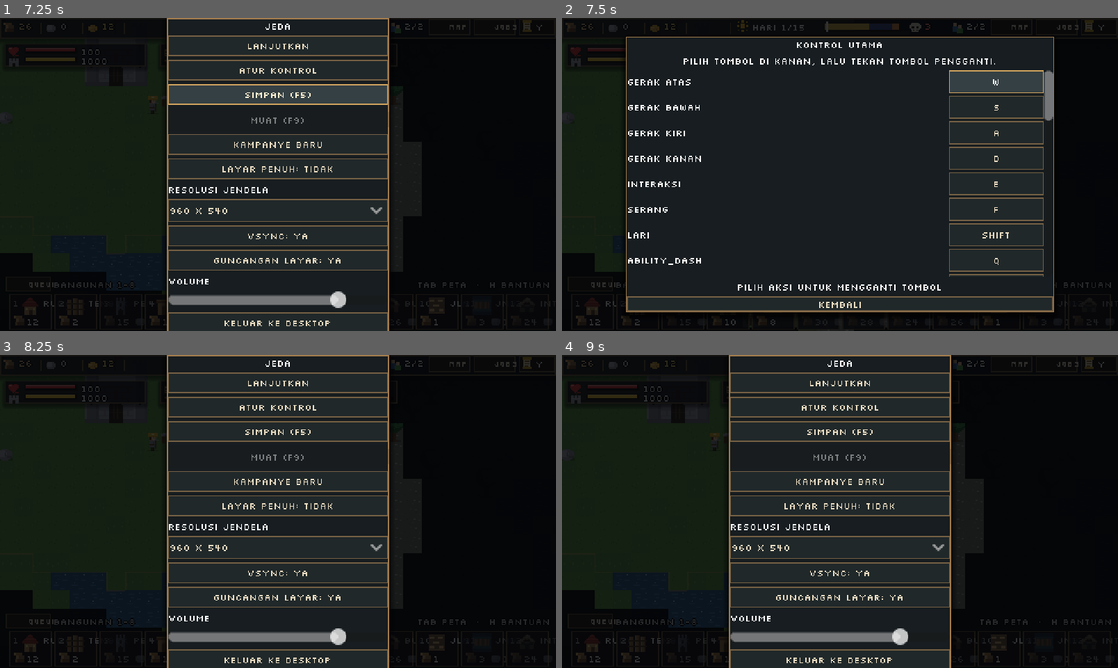
Above: before the commit, frames 1-4 (two rows, left to right).
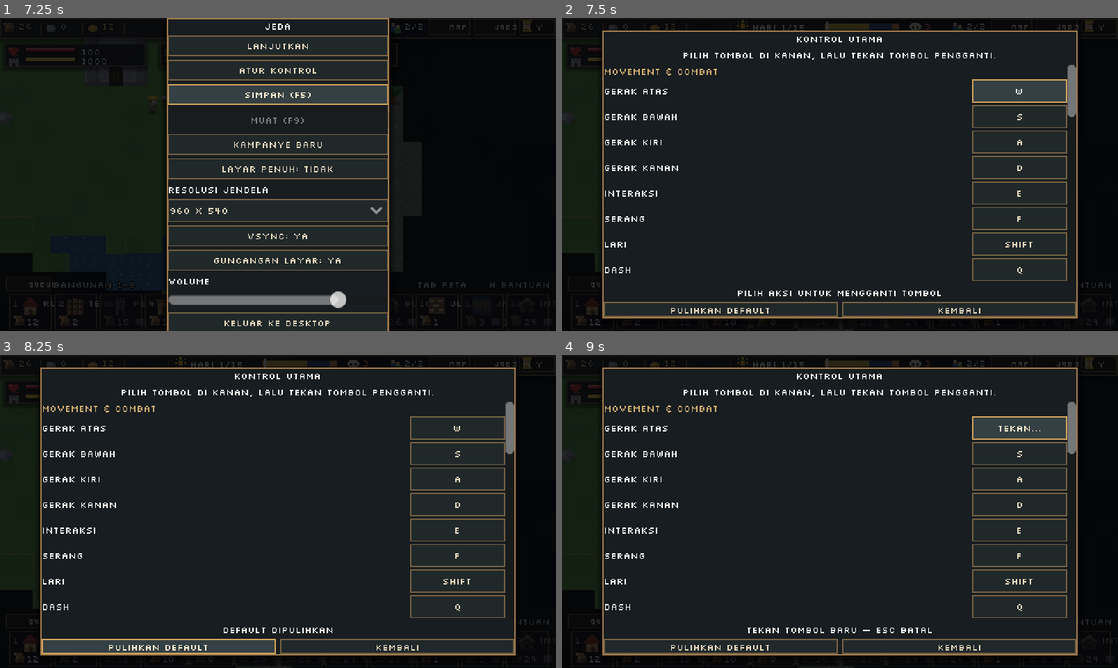
Above: after the commit, the same moments.

Repository: shimleabyte/hold-the-keep
Game: Godot game, scene res://scenes/main.tscn
The game is run twice, just before and just after one commit, with the same random seed, the same clock (stepped at 60 frames per second) and the same inputs.
Inputs (mouse positions are in pixels of both pictures, inside the frame that each line leads up to):
- Up to frame 1 (7.25 s): tap Enter at 0.5 s; move the mouse to (400, 158) at 0.52 s; hold D (move_right) 0.53-1.28 s; tap C (ability_cleave) at 0.6 s; click (400, 158) at 0.67 s; tap Q (ability_dash) at 0.8, 1.35 s; move the mouse to (166, 190) at 1.27 s; hold S (move_down) 1.28-2.03 s; tap V (ability_rally) at 1.55, 2.1 s; move the mouse to (333, 105) at 2.02 s; hold D (move_right) 2.03-2.78 s; hold F (attack) 2.03-2.78 s; move the mouse to (250, 237) at 2.77 s; hold W (move_up) 2.78-3.53 s; tap F (attack) at 2.85 s; click (250, 237) at 2.92 s; tap G (command_expedition) at 3.05, 3.6 s; move the mouse to (444, 221) at 3.52 s; hold E (interact) 3.53-4.28 s; hold A (move_left) 3.53-5 s; tap Escape (game_cancel) at 4.15 s; move the mouse to (111, 127) at 4.27 s; tap E (interact) at 4.35 s; tap X (job_blacksmith) at 4.55, 5.85 s; tap F9 (load_game) at 4.9 s; click "Lanjutkan" at 5 s; tap Space at 5.75 s; move the mouse to (305, 174) at 5.77 s; hold S (move_down) 5.78-6.53 s; click (305, 174) at 5.92 s; tap B (job_builder) at 6.05, 6.6 s; tap P (menu_pause) at 6.4 s; move the mouse to (194, 96) at 6.52 s; hold D (move_right) from 6.53 s (still down); tap K (job_farmer) at 6.8 s; tap F5 (save_game) at 7.15 s
- Up to frame 2 (7.5 s): release D (move_right) at 7.25 s; click "Atur kontrol" at 7.25 s
- Up to frame 3 (8.25 s): click (161, 646) at 8 s, where only the run after the commit has a clickable "PULIHKAN DEFAULT"
- Up to frame 4 (9 s): click (1017, 426) at 8.75 s, where only the run after the commit has a clickable "W"

Frame 1 is identical in both runs. In frame 2, 13% of the frame differs, in the area x 7-93%, y 4-98%; in frame 3, 28%, in the area x 7-93%, y 0-100%; in frame 4, 27%.

Commit message:
feat: route strategic gameplay shortcuts through InputMap

Diff:
--- a/scripts/systems/build_system.gd
+++ b/scripts/systems/build_system.gd
@@ -30,22 +30,25 @@
 
 func _unhandled_input(event: InputEvent) -> void:
     if event is InputEventKey and event.pressed and not event.echo:
-        if event.keycode == KEY_ESCAPE:
+        if Input.is_action_just_pressed("game_cancel"):
             if active != "":
                 _set_active("")
             else:
                 Events.menu_requested.emit()
             get_viewport().set_input_as_handled()
             return
-        var idx := -1
-        if event.keycode == KEY_0:
-            idx = 9
-        elif event.keycode >= KEY_1 and event.keycode <= KEY_9:
-            idx = int(event.keycode) - int(KEY_1)
-        var order: Array = Tech.available_buildings()
-        if idx >= 0 and idx < order.size():
-            var id: String = order[idx]
-            _set_active("" if id == active else id)
+        var selected_slot := -1
+        for slot_index in 10:
+            if Input.is_action_just_pressed("build_slot_%d" % (slot_index + 1)):
+                selected_slot = slot_index
+                break
+        if selected_slot >= 0:
+            var order: Array = Tech.available_buildings()
+            if selected_slot < order.size():
+                var id: String = order[selected_slot]
+                _set_active("" if id == active else id)
+                get_viewport().set_input_as_handled()
+                return
     elif event is InputEventMouseButton and event.pressed and event.button_index == MOUSE_BUTTON_RIGHT:
         if active != "":
             _set_active("")
--- a/scripts/systems/village.gd
+++ b/scripts/systems/village.gd
@@ -1,6 +1,6 @@
 extends Node
 ## Population, labor occupations, military specializations and workplace assignment.
-## T/M/K/B/J/U/I/R change job quotas; Alt + job key raises priority, Alt + Shift + key lowers it.
+## Named InputMap job actions change quotas; Alt raises priority and Alt + Shift lowers it.
 
 const VILLAGER_SCRIPT := preload("res://scripts/entities/villager.gd")
 
@@ -9,7 +9,17 @@
 const UPKEEP := 2  # makanan per penduduk per hari
 const MAX_QUOTA := 20
 const JOBS := ["woodcutter", "miner", "farmer", "builder", "hunter", "scout", "healer", "blacksmith", "soldier"]
-const KEY_TO_JOB := {KEY_T: "woodcutter", KEY_M: "miner", KEY_K: "farmer", KEY_B: "builder", KEY_J: "hunter", KEY_U: "scout", KEY_I: "healer", KEY_R: "soldier"}
+const JOB_INPUT_ACTIONS := {
+    "woodcutter": "job_woodcutter",
+    "miner": "job_miner",
+    "farmer": "job_farmer",
+    "builder": "job_builder",
+    "hunter": "job_hunter",
+    "scout": "job_scout",
+    "healer": "job_healer",
+    "blacksmith": "job_blacksmith",
+    "soldier": "job_soldier"
+}
 
 var world
 var nav
@@ -296,15 +306,24 @@
 
 
 func _unhandled_input(event: InputEvent) -> void:
-    if event is InputEventKey and event.pressed and not event.echo:
-        if event.keycode == KEY_G:
-            command_expedition()
-            get_viewport().set_input_as_handled()
-        elif KEY_TO_JOB.has(event.keycode):
-            if event.alt_pressed:
-                adjust_job_priority(KEY_TO_JOB[event.keycode], 1 if event.shift_pressed else -1)
-            else:
-                adjust_quota(KEY_TO_JOB[event.keycode], -1 if event.shift_pressed else 1)
+    if not (event is InputEventKey and event.pressed and not event.echo):
+        return
+    if Input.is_action_just_pressed("command_expedition"):
+        command_expedition()
+        get_viewport().set_input_as_handled()
+        return
+    var alt_held := Input.is_action_pressed("modifier_alt")
+    var shift_held := Input.is_action_pressed("modifier_shift")
+    for job in JOBS:
+        var action := String(JOB_INPUT_ACTIONS.get(job, ""))
+        if action.is_empty() or not Input.is_action_just_pressed(action):
+            continue
+        if alt_held:
+            adjust_job_priority(job, -1 if shift_held else 1)
+        else:
+            adjust_quota(job, -1 if shift_held else 1)
+        get_viewport().set_input_as_handled()
+        return
 
 
 ## Dipanggil tiap hari baru: makan. Kekurangan makanan = satu penduduk pergi.
--- a/scripts/ui/pause_menu.gd
+++ b/scripts/ui/pause_menu.gd
@@ -169,7 +169,7 @@
     _root.add_child(_controls_center)
 
     var panel := PanelContainer.new()
-    panel.custom_minimum_size = Vector2(370, 238)
+    panel.custom_minimum_size = Vector2(410, 248)
     _controls_center.add_child(panel)
 
     var box := VBoxContainer.new()
@@ -187,7 +187,7 @@
     box.add_child(hint)
 
     var scroll := ScrollContainer.new()
-    scroll.custom_minimum_size = Vector2(350, 150)
+    scroll.custom_minimum_size = Vector2(390, 148)
     scroll.size_flags_vertical = Control.SIZE_EXPAND_FILL
     box.add_child(scroll)
 
@@ -196,42 +196,52 @@
     rows.add_theme_constant_override("separation", 2)
     scroll.add_child(rows)
 
-    var labels := {
-        "move_up": "GERAK ATAS",
-        "move_down": "GERAK BAWAH",
-        "move_left": "GERAK KIRI",
-        "move_right": "GERAK KANAN",
-        "interact": "INTERAKSI",
-        "attack": "SERANG",
-        "sprint": "LARI"
-    }
-    for action in Settings.BINDABLE_ACTIONS:
-        var row := HBoxContainer.new()
-        row.custom_minimum_size = Vector2(0, 20)
-        rows.add_child(row)
-
-        var label := Label.new()
-        label.text = labels.get(action, action.to_upper())
-        label.size_flags_horizontal = Control.SIZE_EXPAND_FILL
-        label.vertical_alignment = VERTICAL_ALIGNMENT_CENTER
-        row.add_child(label)
-
-        var key_button := Button.new()
-        key_button.custom_minimum_size = Vector2(82, 19)
-        key_button.text = Settings.binding_label(action)
-        key_button.pressed.connect(_begin_rebind.bind(action))
-        row.add_child(key_button)
-        _controls_buttons[action] = key_button
+    var labels := {"move_up":"GERAK ATAS","move_down":"GERAK BAWAH","move_left":"GERAK KIRI","move_right":"GERAK KANAN","interact":"INTERAKSI","attack":"SERANG","sprint":"LARI","ability_dash":"DASH","ability_cleave":"TEBAS","ability_rally":"SERUAN","job_woodcutter":"PENEBANG","job_miner":"PENAMBANG","job_farmer":"PETANI","job_builder":"PEMBANGUN","job_hunter":"PEMBURU","job_scout":"PENGINTAI","job_healer":"PENYEMBUH","job_blacksmith":"PANDAI BESI","job_soldier":"PRAJURIT","menu_pause":"MENU / JEDA","toggle_technology":"TEKNOLOGI","toggle_objectives":"OBJEKTIF","toggle_map":"PETA","toggle_help":"BANTUAN","toggle_fps":"TAMPILKAN FPS","toggle_construction_queue":"ANTREAN KONSTRUKSI","command_expedition":"KOMANDO EKSPEDISI","save_game":"SIMPAN","load_game":"MUAT SAVE"}
+    for group_value in Settings.BINDABLE_GROUPS:
+        var group: Dictionary = group_value
+        var heading := Label.new()
+        heading.text = String(group.get("title", "CONTROLS"))
+        heading.add_theme_color_override("font_color", Color("#d0ad70"))
+        rows.add_child(heading)
+        for action_value in group.get("actions", []):
+            var action := String(action_value)
+            var row := HBoxContainer.new()
+            row.custom_minimum_size = Vector2(0, 20)
+            rows.add_child(row)
+
+            var label := Label.new()
+            label.text = String(labels.get(action, action.to_upper()))
+            label.size_flags_horizontal = Control.SIZE_EXPAND_FILL
+            label.vertical_alignment = VERTICAL_ALIGNMENT_CENTER
+            row.add_child(label)
+
+            var key_button := Button.new()
+            key_button.custom_minimum_size = Vector2(82, 19)
+            key_button.text = Settings.binding_label(action)
+            key_button.pressed.connect(_begin_rebind.bind(action))
+            row.add_child(key_button)
+            _controls_buttons[action] = key_button
 
     _controls_status = Label.new()
     _controls_status.text = "ESC MEMBATALKAN CAPTURE"
     _controls_status.horizontal_alignment = HORIZONTAL_ALIGNMENT_CENTER
     box.add_child(_controls_status)
 
+    var control_actions := HBoxContainer.new()
+    control_actions.size_flags_horizontal = Control.SIZE_EXPAND_FILL
+    box.add_child(control_actions)
+
+    var reset := Button.new()
+    reset.text = "PULIHKAN DEFAULT"
+    reset.size_flags_horizontal = Control.SIZE_EXPAND_FILL
+    reset.pressed.connect(_restore_default_bindings)
+    control_actions.add_child(reset)
+
     var back := Button.new()
     back.text = "KEMBALI"
+    back.size_flags_horizontal = Control.SIZE_EXPAND_FILL
     back.pressed.connect(_close_controls)
-    box.add_child(back)
+    control_actions.add_child(back)
 
 
 func _build_campaign_panel() -> void:
@@ -365,6 +375,13 @@
     _rebinding_action = ""
     _controls_center.visible = false
     _menu_center.visible = true
+
+
+func _restore_default_bindings() -> void:
+    Settings.restore_default_bindings()
+    for action in Settings.BINDABLE_ACTIONS:
+        _controls_buttons[action].text = Settings.binding_label(action)
+    _controls_status.text = "DEFAULT DIPULIHKAN"
 
 
 func _begin_rebind(action: String) -> void:
@@ -453,7 +470,7 @@
             _capture_binding(event)
             get_viewport().set_input_as_handled()
             return
-        if event.keycode == KEY_ESCAPE and _root.visible:
+        if Input.is_action_just_pressed("game_cancel") and _root.visible:
             if _campaign_center.visible:
                 _close_campaign_panel()
             elif _controls_center.visible:
@@ -462,6 +479,6 @@
                 _toggle()
             get_viewport().set_input_as_handled()
             return
-        if event.keycode == KEY_P:
+        if Input.is_action_just_pressed("menu_pause"):
             _toggle()
             get_viewport().set_input_as_handled()
--- a/scripts/ui/tech_panel.gd
+++ b/scripts/ui/tech_panel.gd
@@ -159,10 +159,13 @@
 
 
 func _unhandled_input(event: InputEvent) -> void:
-    if event is InputEventKey and event.pressed and not event.echo:
-        if event.keycode == KEY_Y or (event.keycode == KEY_ESCAPE and _root.visible):
-            _toggle()
-            get_viewport().set_input_as_handled()
+    if not (event is InputEventKey and event.pressed and not event.echo):
+        return
+    if Input.is_action_just_pressed("toggle_technology") or (
+        Input.is_action_just_pressed("game_cancel") and _root.visible
+    ):
+        _toggle()
+        get_viewport().set_input_as_handled()
 
 
 func _process(delta: float) -> void:
